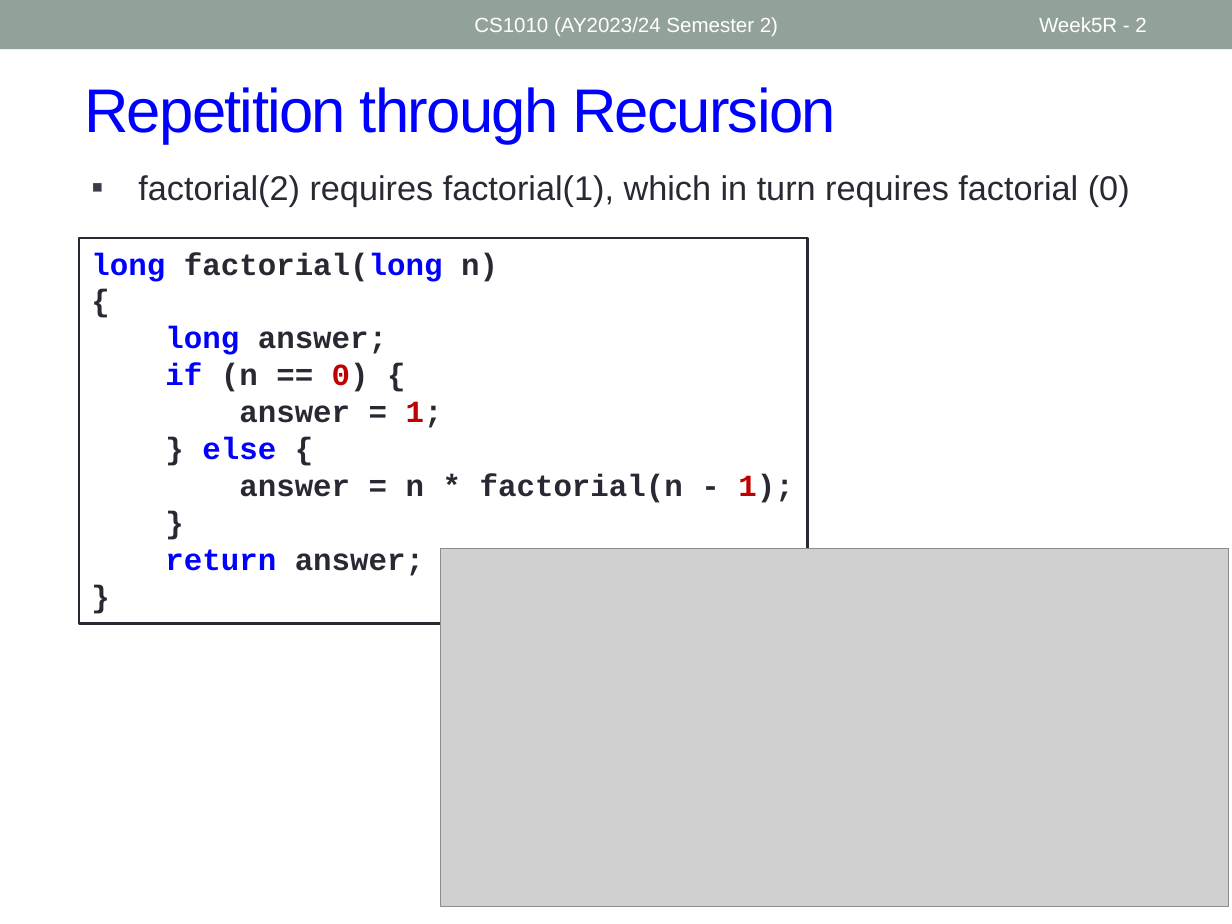
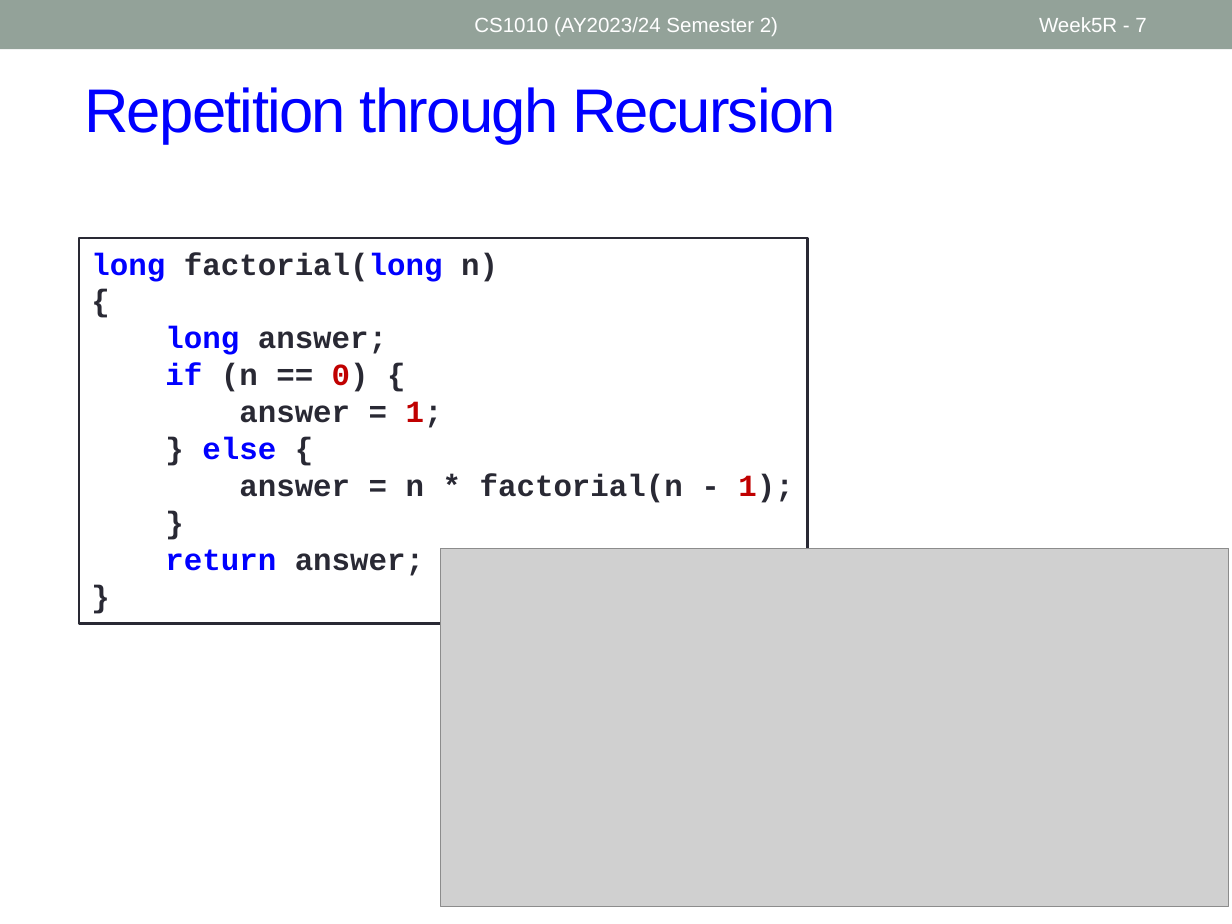
Before and after one commit to nus-cs1010-2425-s2/website, a slide deck: slide 7 of slides/Week5_Recap.pptx (slide 2 before the commit). Drawn at 1232x924 pixels with LibreOffice and Linux fonts; fonts in the diff are those of the drawing; grey boxes stand for pictures. Boxes give left, top, right and bottom in pixels: in the first picture for what was removed or moved away, otherwise in the second. Text is boxed around its words. In the diff, an @@ line names an element or a change of style, - is before the commit and + after.

```diff
--- a/slides/Week5_Recap.pptx
+++ b/slides/Week5_Recap.pptx
@@ page number at bbox=[1039, 17, 1146, 32]: text changed @@
-Week5R - 2
+Week5R - 7
@@ text removed at bbox=[138, 175, 1130, 206] @@
-▪ factorial(2) requires factorial(1), which in turn requires factorial (0)
```
Also in this commit, not shown: 4 other slides changed, 3 slides added, 5 other files.
